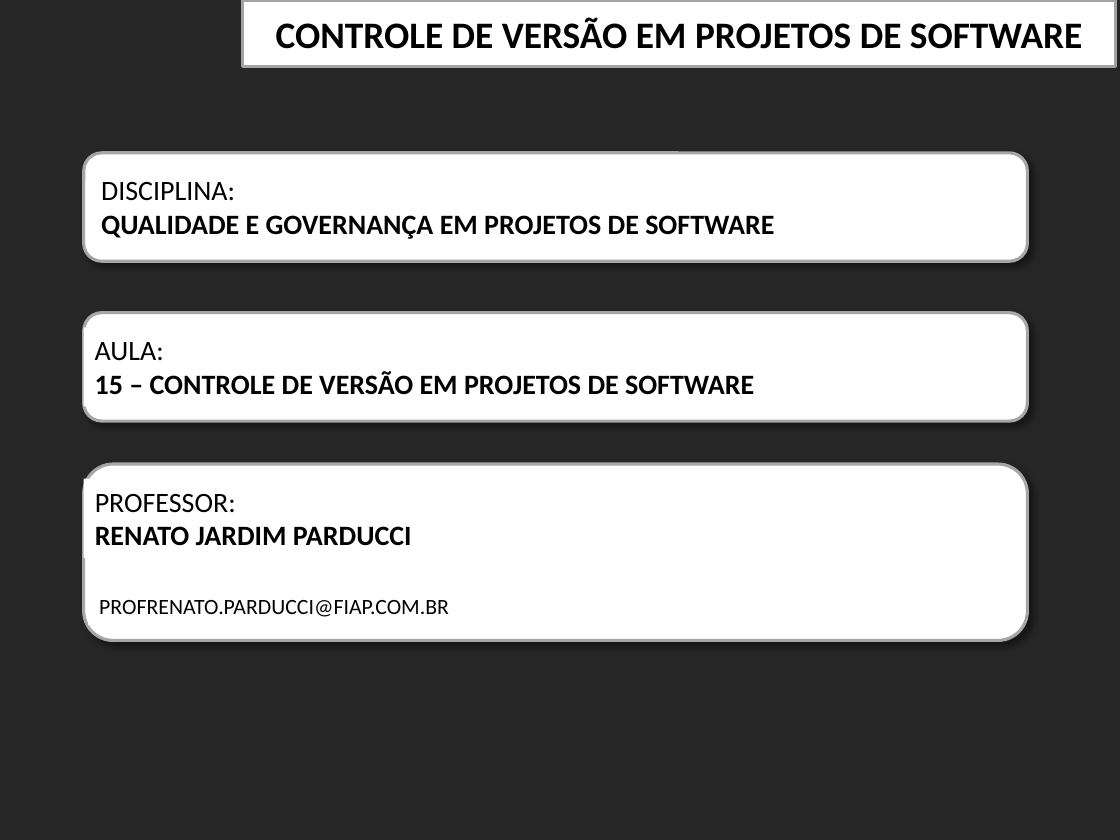
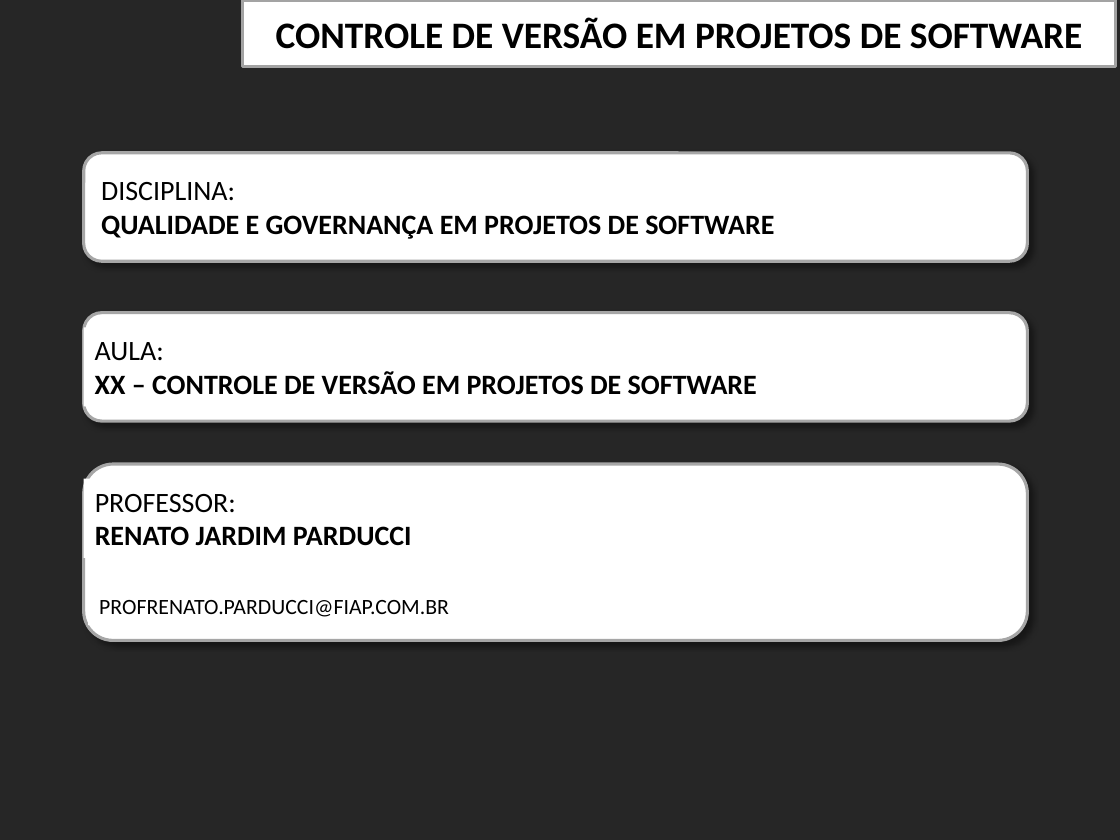
Before and after one commit to RenatoJardimParducci/Teste3SIS, a slide deck: slide 1 of FIAP-QualidProjSW-Aula15-CONTROLEdeVERSAO-v2.pptx. Drawn at 1120x840 pixels with LibreOffice and Linux fonts; fonts in the diff are those of the drawing; background and template pictures are left out. Boxes give left, top, right and bottom in pixels: in the first picture for what was removed or moved away, otherwise in the second. Text is boxed around its words. In the diff, an @@ line names an element or a change of style, - is before the commit and + after.

```diff
--- a/FIAP-QualidProjSW-Aula15-CONTROLEdeVERSAO-v2.pptx
+++ b/FIAP-QualidProjSW-Aula15-CONTROLEdeVERSAO-v2.pptx
@@ text at box(95, 371, 757, 395): text changed @@
-15 – CONTROLE DE VERSÃO EM PROJETOS DE SOFTWARE
+XX – CONTROLE DE VERSÃO EM PROJETOS DE SOFTWARE
```
